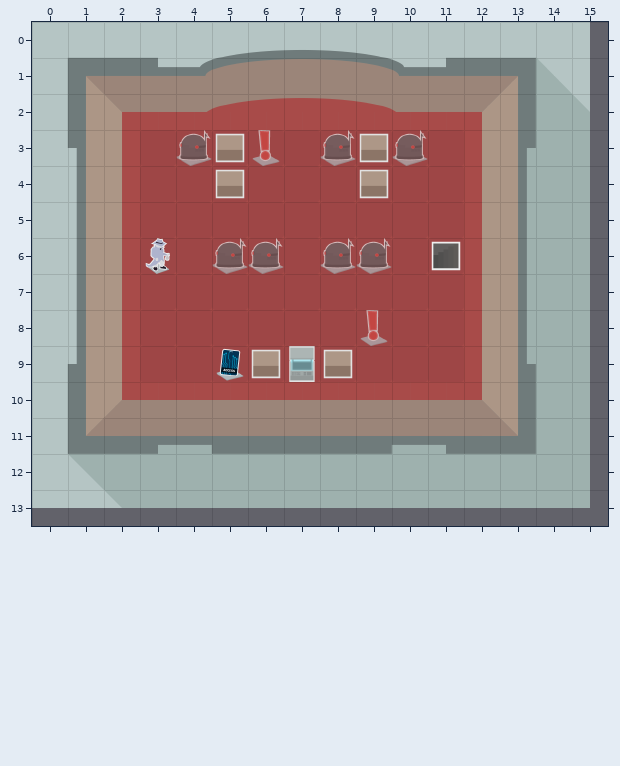
Two versions of a level (Tiled map, src/resources/maps/level-4-floor-3.tmx). This is how it looked before the edit.
Cells are 75x75 px. Shown: x 0..15, y 0..13.
And afterwards:
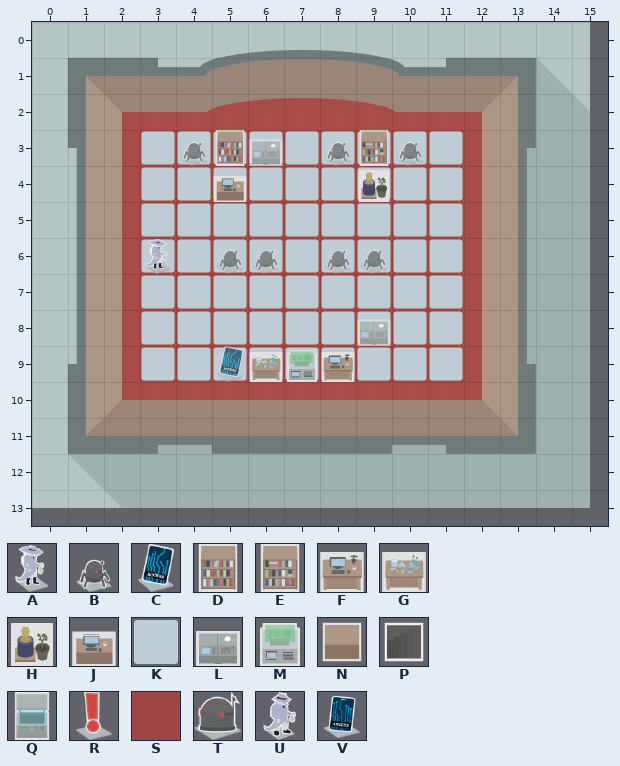
Key: from "assets": A 0 "START", B 2 "ENEMY", C 11 "KEY", D 18 "WALL", E 19 "WALL", F 27 "WALL", G 36 "WALL", H 37 "WALL", J 42 "WALL", K 57 "BLANK", L 61 "SHIELD_CONTROL", M 62 "SHOP"; from "tiles": N 0, P 1, Q 2, R 3, S 5, T 6, U 7, V 9.
_ is an empty cell.
Objects are placed by their top-left corner, in cells (3,4 is the top-left corner of cell 3,4); size is 1x1 cell unless given.
Tiles replaced or removed in this view: N, P, Q, S, U, V.
The edit:
Changed rows in their new state; . is an unchanged cell.
Layer "Tiles":
first column x 3:
 3 KKKKKKKKK
 4 KKKKKKKKK
 5 KKKKKKKKK
 6 KKKKKKKKK
 7 KKKKKKKKK
 8 KKKKKKKKK
 9 KKKKKKKKK
Layer "Assets":
first column x 3:
 3 ..D...E..
 4 ..J...H..
 6 A......._
 9 .._GMF...
Layer "Random Key":
added: C "KEY" at 5,9
Layer "Random Enemies":
added: B "ENEMY" at 4,3
added: B "ENEMY" at 8,3
added: B "ENEMY" at 10,3
added: B "ENEMY" at 5,6
added: B "ENEMY" at 6,6
added: B "ENEMY" at 8,6
added: B "ENEMY" at 9,6
removed: T at 4,3
removed: T at 8,3
removed: T at 10,3
removed: T at 8,6
removed: T at 9,6
removed: T at 5,6
removed: T at 6,6
Layer "Shield":
added: L "SHIELD_CONTROL" at 6,3
added: L "SHIELD_CONTROL" at 9,8
removed: R at 6,3
removed: R at 9,8
